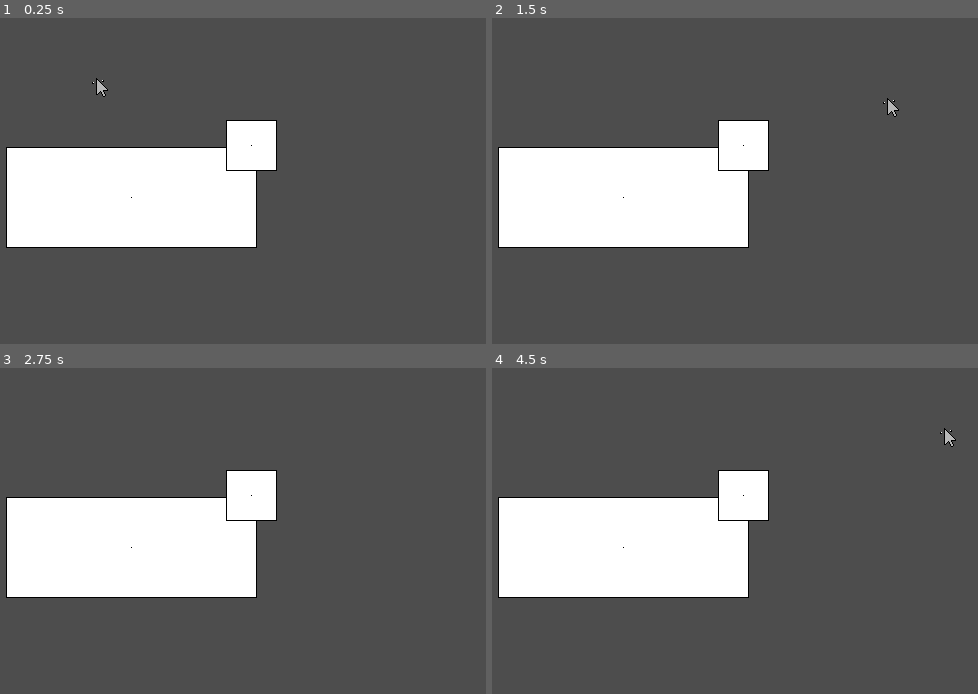
Above: before the commit, frames 1-4 (two rows, left to right).
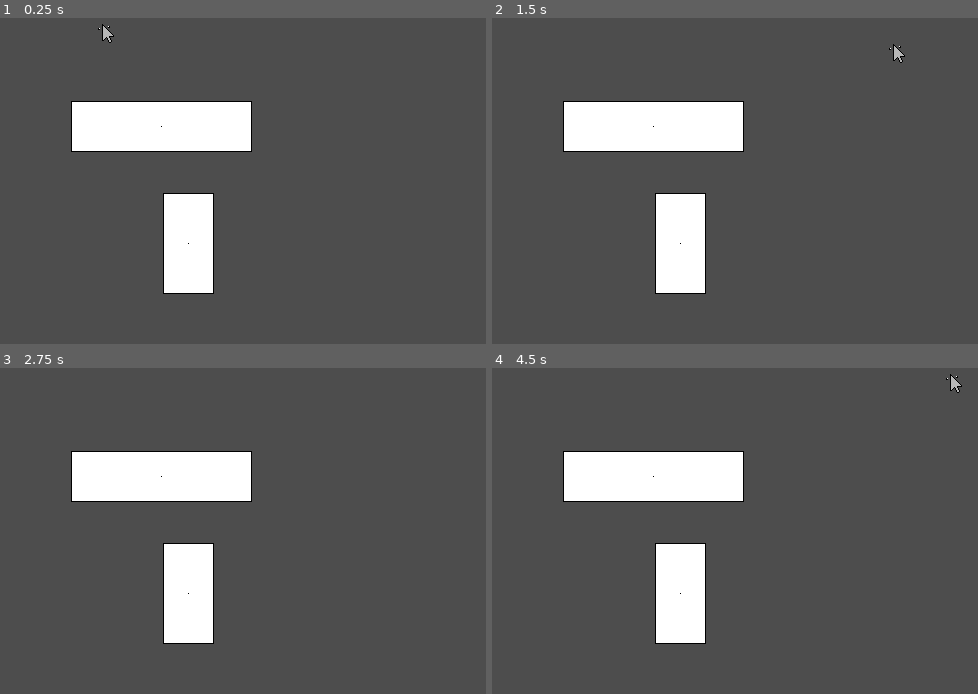
Above: after the commit, the same moments.

Repository: username123115/Clicky
Game: Godot game, scene res://intro.tscn
Two runs of this game, one before a commit and one after it. Both use one fixed random seed, a clock stepped at 60 frames per second and the inputs below.
Inputs:
- Up to frame 1 (0.25 s): no input
- Up to frame 2 (1.5 s): tap Enter at 0.5 s; hold L (move_right) 0.53-1.28 s; hold J (move_down) from 1.28 s (still down)
- Up to frame 3 (2.75 s): release J (move_down) at 2.03 s; hold L (move_right) from 2.03 s (still down)
- Up to frame 4 (4.5 s): tap Space at 2.75, 4.25 s; release L (move_right) at 2.78 s; hold K (move_up) 2.78-3.53 s; tap Enter at 3.5 s; hold H (move_left) from 3.53 s (still down)

The runs differ from the first frame. In frame 1, 21% of the frame differs, in the area x 1-57%, y 1-85%; in frame 2, 21%; in frame 3, 21%; in frame 4, 21%.

Commit message:
add '''productivity aid'''

Diff:
--- /dev/null
+++ b/focus_aid/focus.tscn
@@ -0,0 +1,27 @@
+[gd_scene load_steps=3 format=3 uid="uid://c7fxbuxtm6ja8"]
+
+[ext_resource type="VideoStream" path="res://brainrot.ogv" id="1_3wg3g"]
+[ext_resource type="Script" path="res://focus_aid/focus_aid.gd" id="1_kcpxp"]
+
+[node name="Focus" type="Node2D"]
+script = ExtResource("1_kcpxp")
+
+[node name="VideoStreamPlayer" type="VideoStreamPlayer" parent="."]
+offset_right = 202.0
+offset_bottom = 352.0
+audio_track = -1
+stream = ExtResource("1_3wg3g")
+expand = true
+loop = true
+
+[node name="Label Origin" type="Node2D" parent="."]
+position = Vector2(19, 213)
+
+[node name="Label" type="RichTextLabel" parent="Label Origin"]
+offset_left = -25.0
+offset_top = -61.0
+offset_right = 180.0
+offset_bottom = 12.0
+bbcode_enabled = true
+text = "
+[wave amp=100.0 freq=5.0 connected=1][center]Gucci Ghost Caught in 4K [/center][/wave]"
--- /dev/null
+++ b/focus_aid/focus_aid.gd
@@ -0,0 +1,60 @@
+@tool
+extends Node2D
+
+var label : RichTextLabel
+var video : VideoStreamPlayer
+
+# Thanks webfx.com! Now I'm bound to be a cool kid
+var words := ["Cap", "No cap", "Caught in 4K", "Cringey", "Cringe", "Dead", "Fam", "Fire", "Flex", "Ghost",
+"Goat", "Gucci", "Highkey", "Lowkey", "L", "W", "Mid", "Mood", "Shook", "Stan", "Tea", "Throw shade", "Troll"]
+
+var accum: float = 0
+
+var text := """
+So I (74M) was recently hit by a car (2014 Honda) and died. My wife (5F) organized me a funeral (cost $2747) without asking me (74M) at all. I (74M) was unable to make it because I (74M) was dead (17 days). At the funeral I heard my dad (15M) and other family members talking about how they wish I could be there and now I feel bad for not showing up. AITA?
+"""
+
+var split := text.split(" ")
+var index := 0
+var max_length := len(split)
+
+@export var word_period : float = 0.25
+@export var max_words : int = 4
+
+# Called when the node enters the scene tree for the first time.
+func _ready() -> void:
+	print("FOCUS ")
+	video = get_node(^"VideoStreamPlayer")
+	label = get_node(^"Label Origin/Label")
+
+	var video_file = load("brainrot.ogv")
+	video.stream = video_file
+	video.loop = true
+	video.audio_track = -1
+	video.play()
+
+# Called every frame. 'delta' is the elapsed time since the previous frame.
+
+func _process(delta: float) -> void:
+	accum += delta
+	if (accum >= word_period):
+		do_word()
+		accum = 0.0
+	pass
+
+func do_word() -> void:
+	var count := randi() % (max_words - 1)
+	count += 1
+
+	var start := index
+	var end := index + count
+	if (end >= max_length):
+		index = 0
+		end = max_length - 1
+	else:
+		index = end
+
+	var slice := split.slice(start, end)
+
+	var s := " ".join(slice)
+	label.text = "\n[wave amp=100.0 freq=5.0 connected=1][center]%s[/center][/wave]" % s
--- a/intro.tscn
+++ b/intro.tscn
@@ -8,17 +8,17 @@
 
 [node name="Player" parent="." instance=ExtResource("1_2emgv")]
 z_index = 1
-position = Vector2(230, 105)
+position = Vector2(236, 51)
 
 [node name="Timer" type="Timer" parent="."]
 
 [node name="Window" parent="." instance=ExtResource("2_2je34")]
-position = Vector2(261, 214)
+position = Vector2(318, 260)
 init_height = 100
-init_width = 250
 
 [node name="Window2" parent="." instance=ExtResource("2_2je34")]
-position = Vector2(381, 162)
+position = Vector2(291, 143)
+init_width = 180
 
 [node name="player_debugger" type="Node2D" parent="." node_paths=PackedStringArray("target")]
 script = ExtResource("3_nceal")
--- a/player/player.tscn
+++ b/player/player.tscn
@@ -13,8 +13,8 @@
 [sub_resource type="RectangleShape2D" id="RectangleShape2D_babds"]
 size = Vector2(10, 14)
 
-[sub_resource type="Animation" id="Animation_qgtfg"]
-resource_name = "player_idle"
+[sub_resource type="Animation" id="Animation_f6ega"]
+length = 0.001
 tracks/0/type = "value"
 tracks/0/imported = false
 tracks/0/enabled = true
@@ -28,8 +28,8 @@
 "values": [ExtResource("2_3j0jd")]
 }
 
-[sub_resource type="Animation" id="Animation_f6ega"]
-length = 0.001
+[sub_resource type="Animation" id="Animation_qgtfg"]
+resource_name = "player_idle"
 tracks/0/type = "value"
 tracks/0/imported = false
 tracks/0/enabled = true
Not shown, changed: .gitignore
